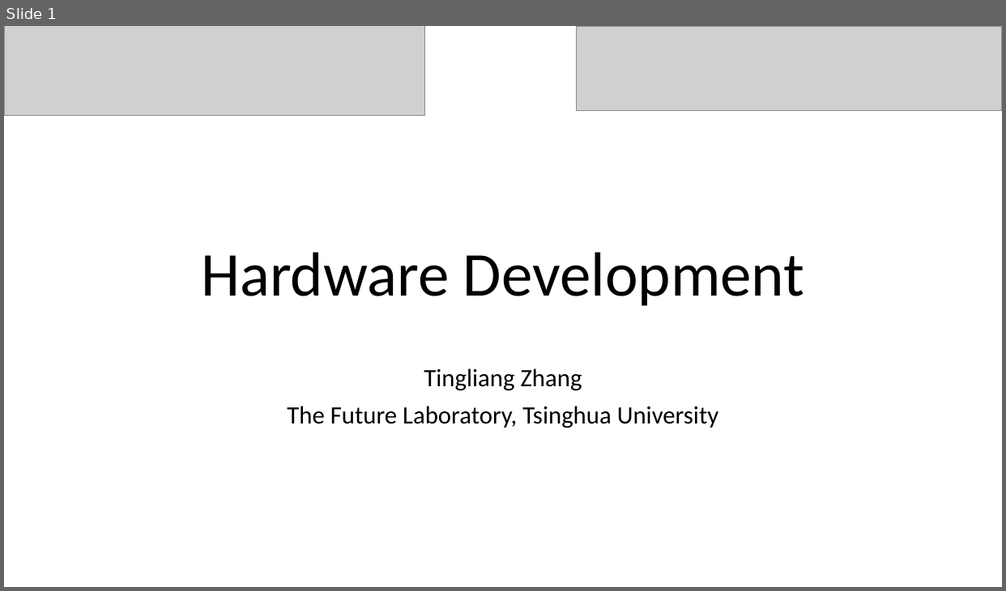
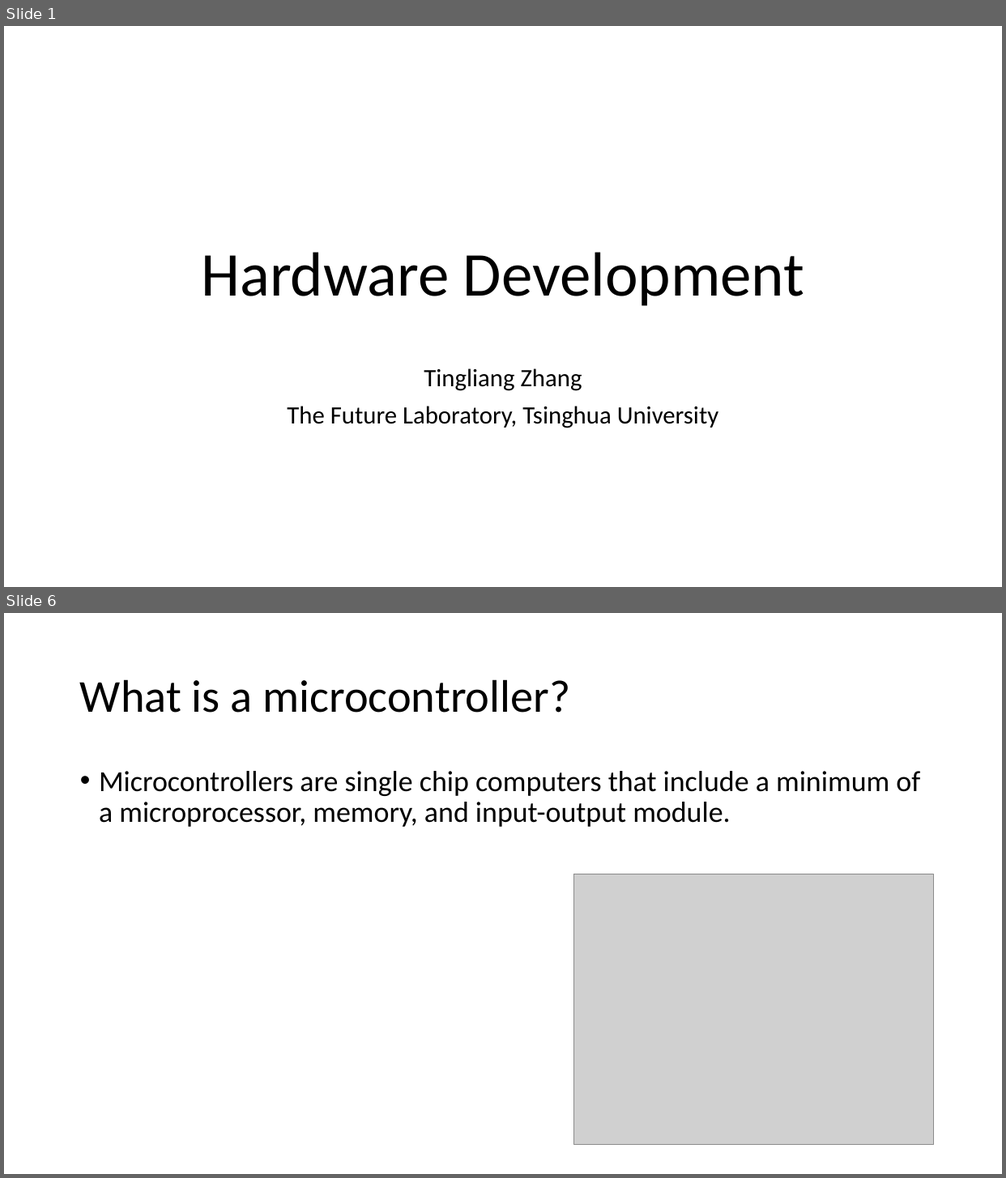
Before and after one commit to TingliangZhang/HardwareLecture, a slide deck: Hardware Development.pptx. Shown one above the other, each under a label of ours: slide 1 before the commit, slides 1 and 6 after it; the slides between them are not shown. The pictures are 1006x591 and 1006x1178 pixels, drawn with LibreOffice and Linux fonts; fonts in the diff are those of the drawing; grey boxes stand for pictures; background and template pictures are left out. Boxes give left, top, right and bottom in pixels: in the first picture for what was removed or moved away, otherwise in the second. Text is boxed around its words. In the diff, an @@ line names an element or a change of style, - is before the commit and + after.

```diff
--- a/Hardware Development.pptx
+++ b/Hardware Development.pptx
@@ slide 6 added at [4,613,1002,1174], background #FFFFFF @@
@@ title added at [80,679,570,713], 44 pt, text #000000 @@
+What is a microcontroller?
@@ text added at [99,771,920,827], 28 pt, text #000000 @@
+• Microcontrollers are single chip computers that include a minimum of a microprocessor, memory, and input-output module.
@@ picture added at [573,874,934,1144] @@
@@ slide 1 changed as well @@
@@ picture removed at [4,26,424,116] @@
@@ picture removed at [577,26,1002,110] @@
```
Also in this commit, not shown: 15 other slides added, 1 slide removed, 13 other files.
